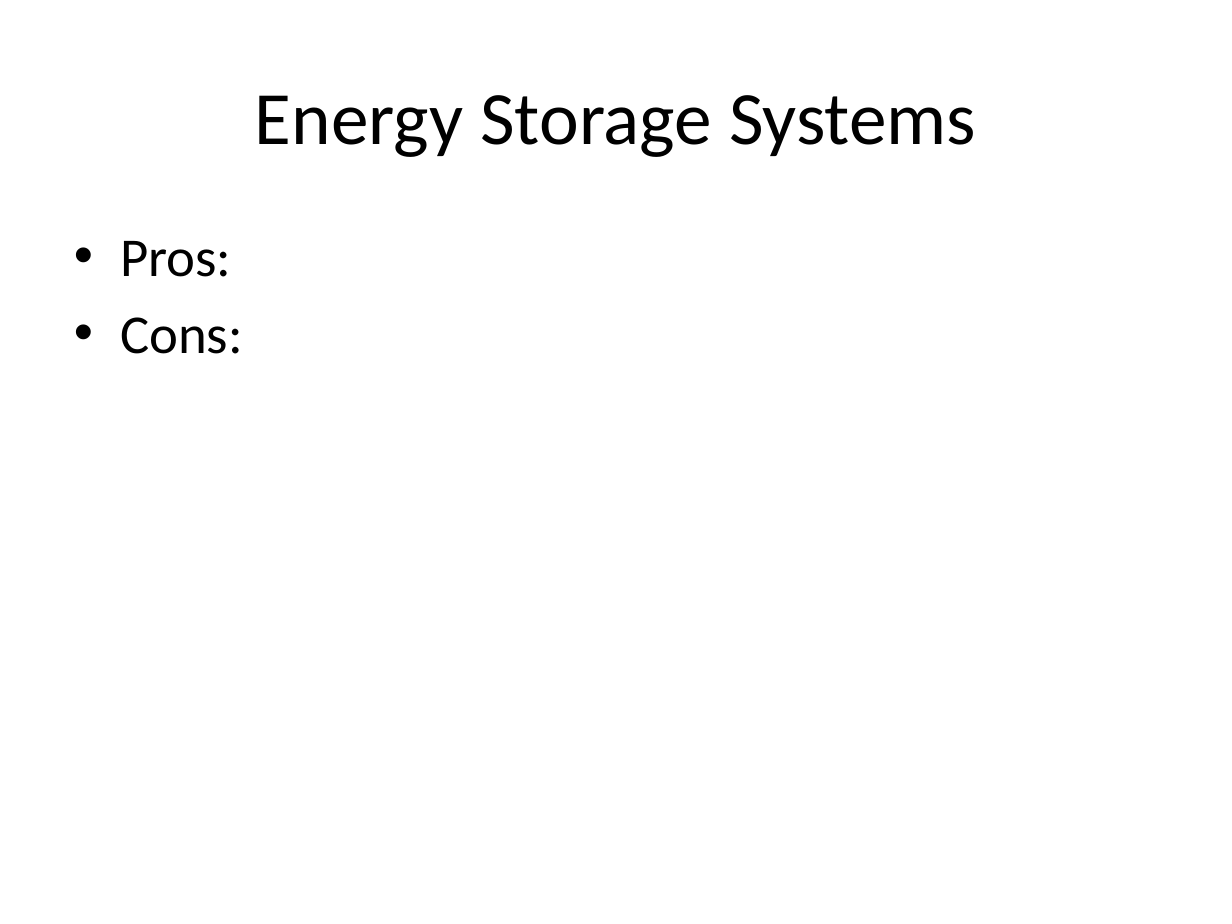
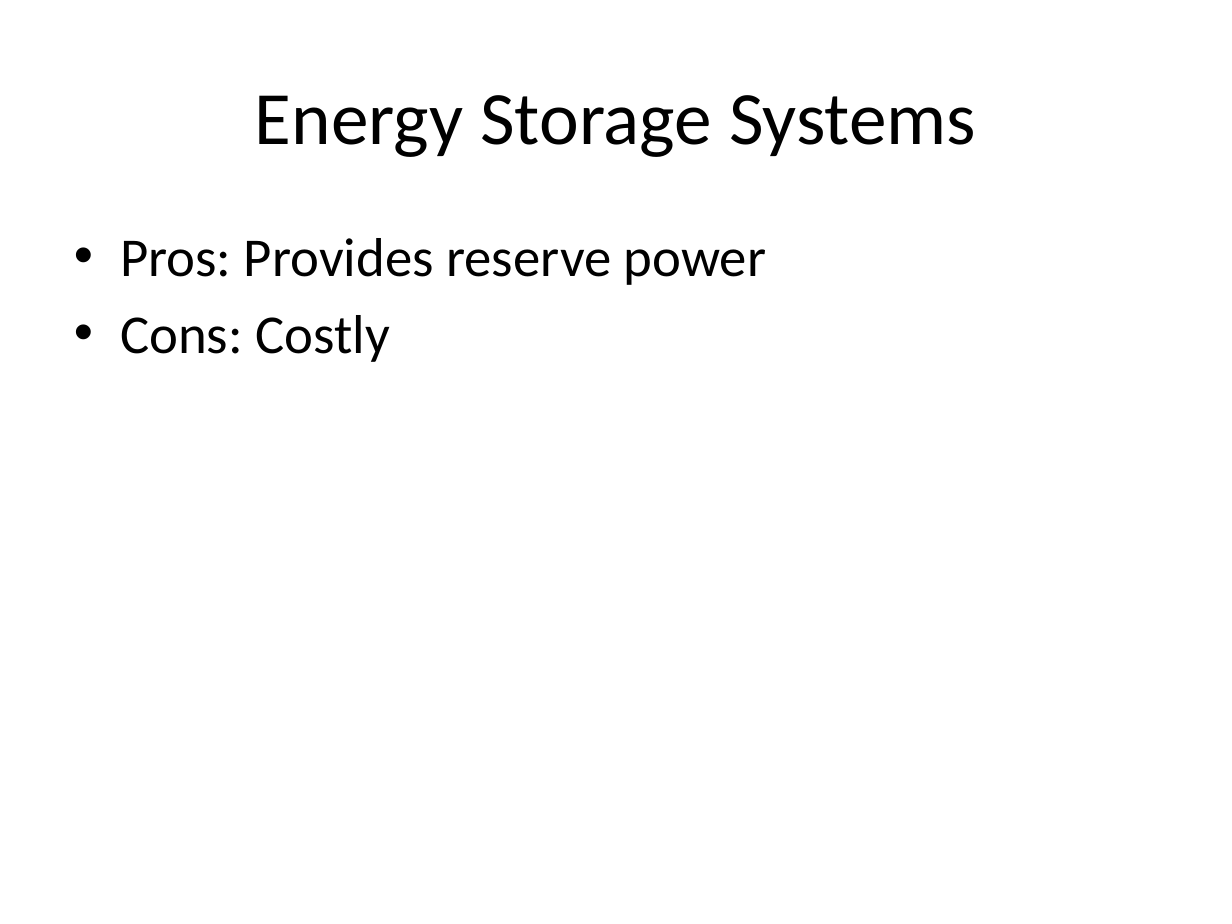
Before and after one commit to mswan96/SUPERB, a slide deck: slide 10 of Literature Review.pptx. Drawn at 1232x924 pixels with LibreOffice and Linux fonts; fonts in the diff are those of the drawing. Boxes give left, top, right and bottom in pixels: in the first picture for what was removed or moved away, otherwise in the second. Text is boxed around its words. In the diff, an @@ line names an element or a change of style, - is before the commit and + after.

```diff
--- a/Literature Review.pptx
+++ b/Literature Review.pptx
@@ text at [120, 238, 766, 362]: text changed @@
-• Pros:
-• Cons:
+• Pros: Provides reserve power
+• Cons: Costly
```
Also in this commit, not shown: 4 other slides changed, 2 slides added.
